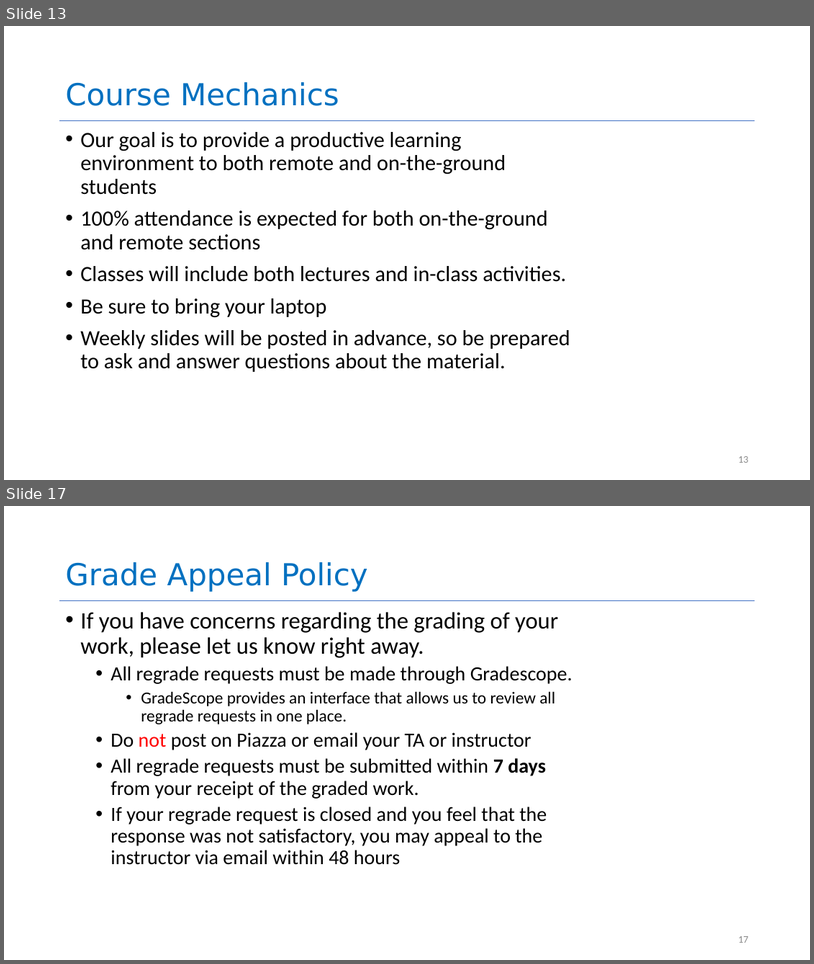
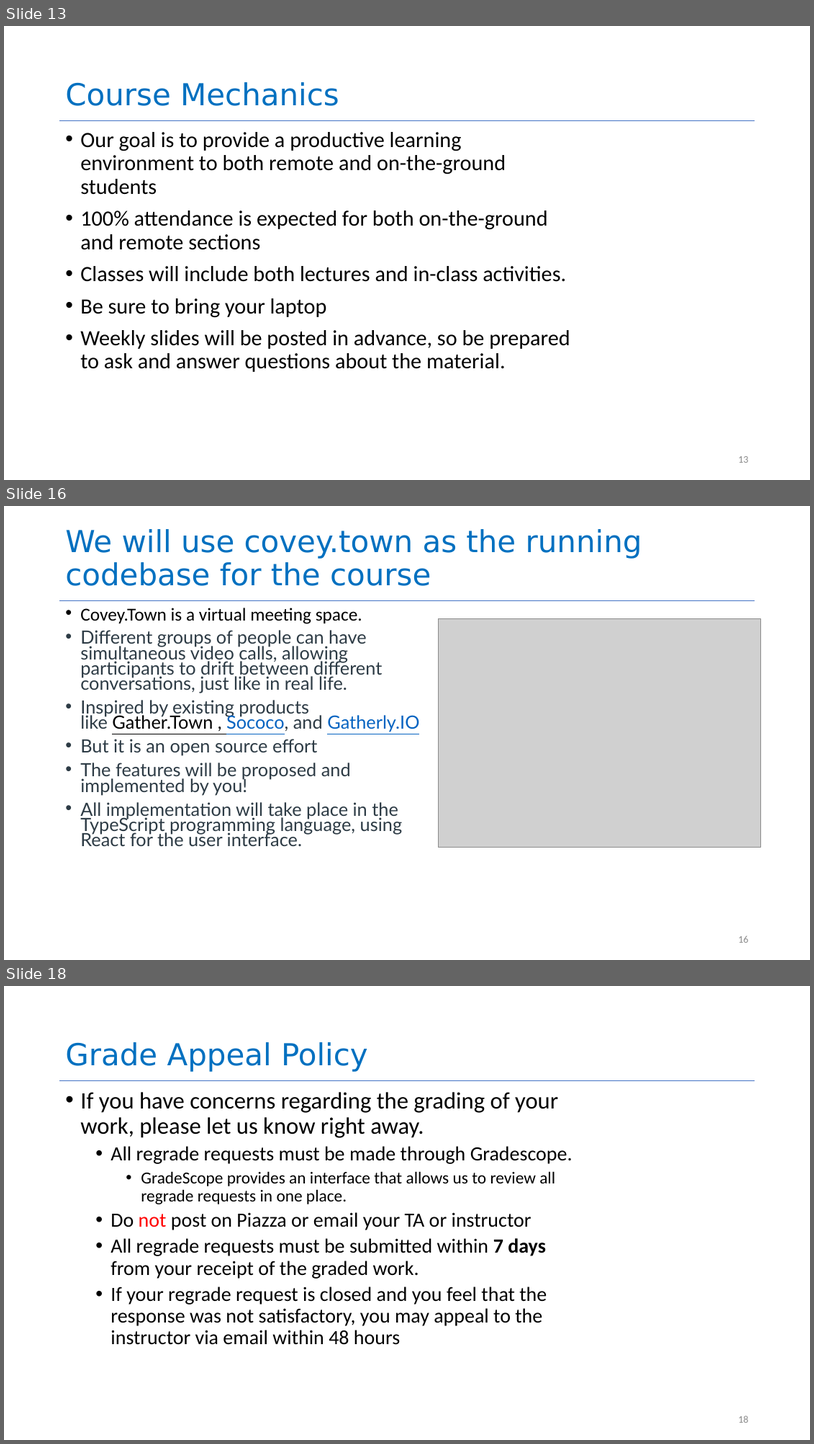
Before and after one commit to neu-se/CS4530-Spring-2023, a slide deck: Slides/Module 01.1 Course Introduction.pptx. Shown one above the other, each under a label of ours: slides 13 and 17 before the commit, slides 13, 16 and 18 after it; the slides between them are not shown. The pictures are 814x964 and 814x1444 pixels, drawn with LibreOffice and Linux fonts; fonts in the diff are those of the drawing; grey boxes stand for pictures. Boxes give left, top, right and bottom in pixels: in the first picture for what was removed or moved away, otherwise in the second. Text is boxed around its words. In the diff, an @@ line names an element or a change of style, - is before the commit and + after.

Commit message:
tweaked Module 01.1 slides to improve text

```diff
--- a/Slides/Module 01.1 Course Introduction.pptx
+++ b/Slides/Module 01.1 Course Introduction.pptx
@@ slide 16 added at box(4, 506, 810, 960), background #FFFFFF; not listed: 1 template element that a slide beside it also shows @@
@@ title added at box(65, 529, 643, 586), 36 pt, text #0070C0 @@
+We will use covey.town as the running codebase for the course
@@ text added at box(80, 608, 419, 846), 21.7 pt, text #2D3B45 @@
+• Covey.Town is a virtual meeting space.
+• Different groups of people can have simultaneous video calls, allowing participants to drift between different conversations, just like in real life.
+• Inspired by existing products like Gather.Town , Sococo, and Gatherly.IO
+• But it is an open source effort
+• The features will be proposed and implemented by you!
+• All implementation will take place in the TypeScript programming language, using React for the user interface.
@@ picture added at box(438, 618, 761, 847) @@
@@ page number added at box(738, 936, 748, 942), 12 pt, text #8C8C8C @@
+16
@@ what was slide 17 is now slide 18 @@
@@ page number at box(738, 1415, 748, 1422): text changed @@
-17
+18
```
Also in this commit, not shown: 3 slides changed, 1 other file.
